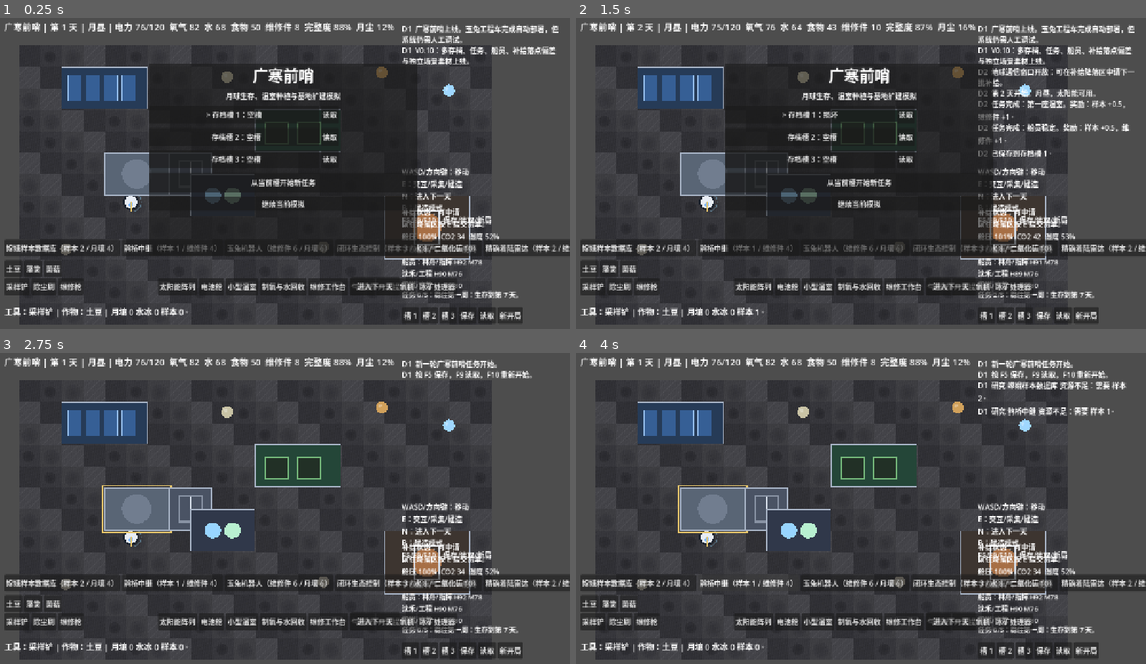
Above: before the commit, frames 1-4 (two rows, left to right).
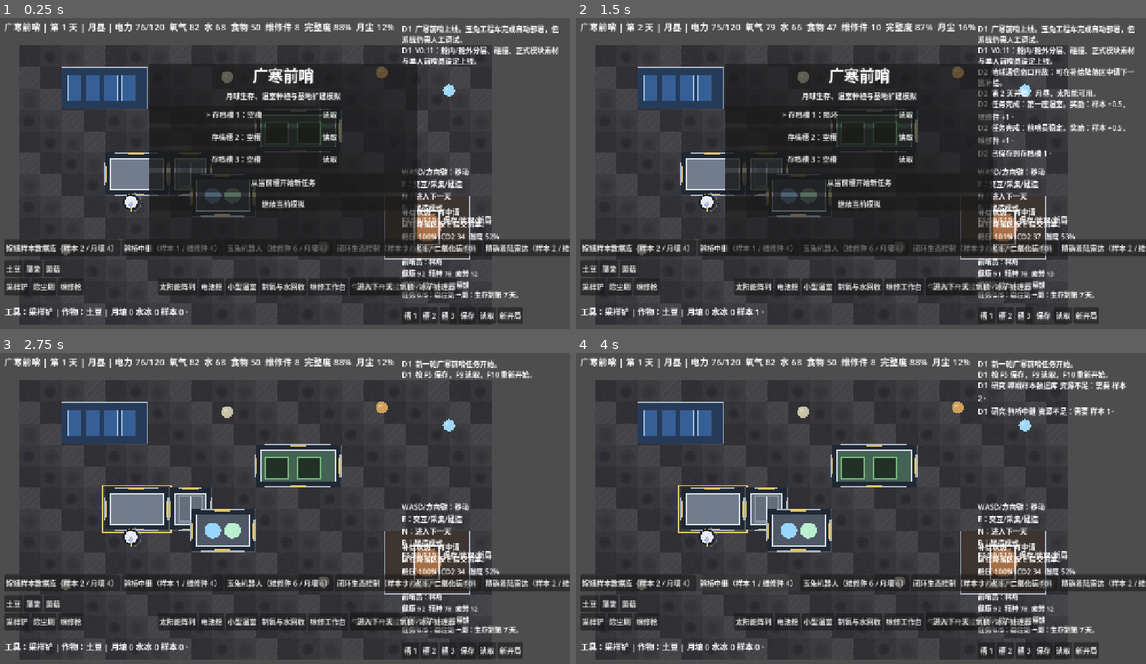
Above: after the commit, the same moments.

Repository: chinnseii/guanghan-outpost
Game: Godot game, scene res://scenes/main.tscn
The game is run twice, just before and just after one commit, with the same random seed, the same clock (stepped at 60 frames per second) and the same inputs.
Inputs:
- Up to frame 1 (0.25 s): no input
- Up to frame 2 (1.5 s): click "进入下一天" at 0.5 s; click "保存" at 1.25 s
- Up to frame 3 (2.75 s): click "从当前槽开始新任务" at 2 s
- Up to frame 4 (4 s): click "嫦娥样本数据库（样本 2 / 月壤 4）" at 2.75 s; click "鹊桥中继（样本 1 / 维修件 4）" at 3.5 s

The runs differ from the first frame. In frame 1, 2.2% of the frame differs, in the area x 18-98%, y 9-88%; in frame 2, 2.6%; in frame 3, 4.7%, in the area x 18-85%, y 29-88%; in frame 4, 4.7%.

Commit message:
Add interior exterior map layers

Diff:
--- a/scripts/main.gd
+++ b/scripts/main.gd
@@ -199,17 +199,17 @@
 	"closed_ecology": {
 		"name": "闭环生态控制",
 		"cost": {"samples": 3.0, "water": 8.0, "co2": 10.0},
-		"desc": "温室湿度和 CO2 调节更稳定，船员健康下降减缓。",
+		"desc": "温室湿度和 CO2 调节更稳定，前哨员健康下降减缓。",
 	},
 	"precision_landing": {
 		"name": "精确着陆雷达",
 		"cost": {"samples": 2.0, "parts": 5.0},
 		"desc": "补给舱落点偏差降低，鹊桥链路可辅助修正弹道。",
 	},
-	"crew_rotation": {
-		"name": "岗位轮换制度",
-		"cost": {"food": 10.0, "samples": 2.0},
-		"desc": "每日士气恢复提高，岗位疲劳降低。",
+	"robot_assist": {
+		"name": "机器人协作协议",
+		"cost": {"parts": 5.0, "samples": 2.0},
+		"desc": "玉兔和维护机器人分担重复劳动，降低前哨员压力。",
 	},
 }
 
@@ -218,14 +218,16 @@
 	"first_greenhouse": {"name": "第一座温室", "desc": "建造或保有 1 座温室。"},
 	"local_oxygen": {"name": "原位制氧", "desc": "让基地氧气储备达到 100。"},
 	"supply_recovery": {"name": "出舱取货", "desc": "成功回收 1 个偏差落点补给舱。"},
-	"crew_stable": {"name": "船员稳定", "desc": "全员健康和士气都保持在 60 以上。"},
+	"operator_stable": {"name": "前哨员稳定", "desc": "健康和精神状态都保持在 60 以上。"},
 }
 
 var modules: Array[Dictionary] = []
 var collectables: Array[Dictionary] = []
-var crew: Array[Dictionary] = []
+var operator := {}
 var moon_tile_map: TileMapLayer
+var interior_tile_map: TileMapLayer
 var moon_tile_source_id := 0
+var interior_tile_source_id := 0
 var entity_root: Node2D
 var module_nodes: Dictionary = {}
 var collectable_nodes: Dictionary = {}
@@ -235,11 +237,12 @@
 	_setup_input_map()
 	_reset_game_state()
 	_setup_moon_tile_map()
+	_setup_interior_tile_map()
 	_setup_entity_root()
 	_setup_ui()
 	_setup_main_menu()
 	add_log("广寒前哨上线。玉兔工程车完成自动部署，但系统仍需人工调试。")
-	add_log("V0.10：多存档、任务、船员、补给落点偏差与独立场景素材上线。")
+	add_log("V0.11：舱内/舱外分层、碰撞、正式模块素材与单人前哨员设定上线。")
 	_sync_scene_instances()
 	_update_ui()
 
@@ -291,7 +294,7 @@
 	resources = _default_resources()
 	modules.clear()
 	collectables.clear()
-	crew = _default_crew()
+	operator = _default_operator()
 	log_lines.clear()
 	_setup_starting_base()
 	_setup_collectables()
@@ -299,12 +302,8 @@
 		$UI/Root/SupplyPanel.visible = false
 	_sync_scene_instances()
 
-func _default_crew() -> Array[Dictionary]:
-	return [
-		{"name": "林舟", "role": "指挥", "health": 92.0, "morale": 78.0},
-		{"name": "沈禾", "role": "工程", "health": 90.0, "morale": 76.0},
-		{"name": "周岚", "role": "农艺", "health": 91.0, "morale": 80.0},
-	]
+func _default_operator() -> Dictionary:
+	return {"name": "林舟", "health": 92.0, "morale": 78.0, "fatigue": 12.0}
 
 func _default_resources() -> Dictionary:
 	return {
@@ -336,7 +335,9 @@
 	if game_over or pending_main_menu:
 		return
 	var input := Input.get_vector("move_left", "move_right", "move_up", "move_down")
-	player_pos += input * PLAYER_SPEED * delta
+	var target_pos := player_pos + input * PLAYER_SPEED * delta
+	if _can_player_move_to(target_pos):
+		player_pos = target_pos
 	if input.length() > 0.01:
 		player_facing = input.normalized()
 		walk_phase += delta * 10.0
@@ -374,6 +375,7 @@
 	add_child(entity_root)
 	player_node = PLAYER_SCENE.instantiate()
 	player_node.name = "Player"
+	player_node.z_index = 30
 	entity_root.add_child(player_node)
 	_sync_scene_instances()
 
@@ -388,6 +390,7 @@
 		var uid := int(module["uid"])
 		if not module_nodes.has(uid) or not is_instance_valid(module_nodes[uid]):
 			var node := MODULE_SCENE.instantiate()
+			node.z_index = 5
 			entity_root.add_child(node)
 			module_nodes[uid] = node
 		var module_node: Node2D = module_nodes[uid]
@@ -407,6 +410,7 @@
 		var uid := int(item["uid"])
 		if not collectable_nodes.has(uid) or not is_instance_valid(collectable_nodes[uid]):
 			var node := COLLECTABLE_SCENE.instantiate()
+			node.z_index = 8
 			entity_root.add_child(node)
 			collectable_nodes[uid] = node
 		var item_node: Node2D = collectable_nodes[uid]
@@ -433,6 +437,17 @@
 	moon_tile_map.tile_set = _create_moon_tile_set()
 	add_child(moon_tile_map)
 	_paint_moon_surface_tiles()
+
+func _setup_interior_tile_map() -> void:
+	if is_instance_valid(interior_tile_map):
+		interior_tile_map.queue_free()
+	interior_tile_map = TileMapLayer.new()
+	interior_tile_map.name = "InteriorFloorTileMap"
+	interior_tile_map.position = MAP_ORIGIN
+	interior_tile_map.z_index = -10
+	interior_tile_map.tile_set = _create_interior_tile_set()
+	add_child(interior_tile_map)
+	_paint_interior_tiles()
 
 func _create_moon_tile_set() -> TileSet:
 	var tile_set: TileSet = TileSet.new()
@@ -455,6 +470,26 @@
 	moon_tile_source_id = tile_set.add_source(source)
 	return tile_set
 
+func _create_interior_tile_set() -> TileSet:
+	var tile_set: TileSet = TileSet.new()
+	tile_set.tile_size = Vector2i(TILE, TILE)
+	var image: Image = Image.create(TILE * 3, TILE, false, Image.FORMAT_RGBA8)
+	for tile_x in range(3):
+		for px in range(TILE):
+			for py in range(TILE):
+				var seam := 0.055 if px < 2 or py < 2 else 0.0
+				var stripe := 0.035 if (px + tile_x * 9) % 16 < 3 else 0.0
+				var base := 0.24 + float(tile_x) * 0.035 + seam + stripe
+				image.set_pixel(tile_x * TILE + px, py, Color(base, base + 0.025, base + 0.045, 1.0))
+	var texture: ImageTexture = ImageTexture.create_from_image(image)
+	var source: TileSetAtlasSource = TileSetAtlasSource.new()
+	source.texture = texture
+	source.texture_region_size = Vector2i(TILE, TILE)
+	for tile_x in range(3):
+		source.create_tile(Vector2i(tile_x, 0))
+	interior_tile_source_id = tile_set.add_source(source)
+	return tile_set
+
 func _tile_crater_shadow(tile_x: int, px: int, py: int) -> float:
 	if tile_x == 0:
 		return 0.0
@@ -474,6 +509,21 @@
 		for y in range(MAP_H):
 			var atlas_x := int((x * 17 + y * 11) % 4)
 			moon_tile_map.set_cell(Vector2i(x, y), moon_tile_source_id, Vector2i(atlas_x, 0))
+
+func _paint_interior_tiles() -> void:
+	if not is_instance_valid(interior_tile_map):
+		return
+	interior_tile_map.clear()
+	for module: Dictionary in modules:
+		if not _module_has_interior(module["type"]):
+			continue
+		var def: Dictionary = module_defs[module["type"]]
+		var cell: Vector2i = module["cell"]
+		var size: Vector2i = def["size"]
+		for x in range(size.x):
+			for y in range(size.y):
+				var atlas_x := int((x + y + int(module["uid"])) % 3)
+				interior_tile_map.set_cell(cell + Vector2i(x, y), interior_tile_source_id, Vector2i(atlas_x, 0))
 
 func _draw_collectables() -> void:
 	for item: Dictionary in collectables:
@@ -832,6 +882,7 @@
 	}
 	next_module_uid += 1
 	modules.append(module)
+	_paint_interior_tiles()
 	_sync_scene_instances()
 
 func _setup_collectables() -> void:
@@ -899,15 +950,15 @@
 	var base_power_use: float = 16.0 + float(counts["greenhouse"]) * 2.0 + float(counts["life_support"]) * 2.5
 	if is_moon_night:
 		base_power_use += 14.0 + float(counts["greenhouse"]) * 3.0
-	var crew_food: float = 7.0
-	var crew_water: float = max(2.5, 5.0 - float(counts["life_support"]) * 0.8)
-	var crew_oxygen: float = max(3.5, 6.0 - float(counts["life_support"]) * 0.7)
-	var crew_co2: float = 7.5
+	var operator_food: float = 3.0
+	var operator_water: float = max(1.4, 2.4 - float(counts["life_support"]) * 0.35)
+	var operator_oxygen: float = max(1.6, 3.0 - float(counts["life_support"]) * 0.35)
+	var operator_co2: float = 3.2
 	resources["power"] += solar_gain - base_power_use
-	resources["oxygen"] -= crew_oxygen + oxygen_wear * 8.0
-	resources["co2"] += crew_co2
-	resources["water"] -= crew_water
-	resources["food"] -= crew_food
+	resources["oxygen"] -= operator_oxygen + oxygen_wear * 8.0
+	resources["co2"] += operator_co2
+	resources["water"] -= operator_water
+	resources["food"] -= operator_food
 	resources["integrity"] -= 1.0 + solar_dust * 1.8 + float(modules.size()) * 0.04
 	resources["pressure"] += float(counts["life_support"]) * 1.5 - 0.8
 	resources["humidity"] += float(counts["greenhouse"]) * 2.2 - float(counts["life_support"]) * 1.4
@@ -928,7 +979,7 @@
 		resources["power"] -= 2
 		resources["water"] += 3.0 * float(counts["ice_processor"])
 		resources["humidity"] += 1.5
-	_process_crew_day(counts)
+	_process_operator_day(counts)
 	_process_tech_daily_effects()
 	solar_dust = min(0.65, solar_dust + randf_range(0.02, 0.06))
 	oxygen_wear = min(0.45, oxygen_wear + randf_range(0.01, 0.04))
@@ -943,41 +994,31 @@
 	_update_ui()
 	queue_redraw()
 
-func _process_crew_day(counts: Dictionary) -> void:
+func _process_operator_day(counts: Dictionary) -> void:
 	var pressure_penalty: float = 0.0 if resources["pressure"] >= 70.0 else 3.0
 	var co2_penalty: float = 0.0 if resources["co2"] <= 85.0 else 2.5
 	var supply_penalty: float = 0.0
 	if resources["food"] < 18.0 or resources["water"] < 18.0 or resources["oxygen"] < 18.0:
 		supply_penalty = 2.0
 	var ecology_bonus: float = 1.0 if _has_tech("closed_ecology") else 0.0
-	var rotation_bonus: float = 1.2 if _has_tech("crew_rotation") else 0.0
-	for member: Dictionary in crew:
-		var health_delta := -0.7 - pressure_penalty - co2_penalty - supply_penalty + ecology_bonus
-		var morale_delta := -0.4 - supply_penalty + rotation_bonus
-		match String(member["role"]):
-			"工程":
-				resources["integrity"] = min(100.0, resources["integrity"] + 0.8)
-				health_delta -= 0.2
-			"农艺":
-				if counts["greenhouse"] > 0:
-					resources["humidity"] = clamp(resources["humidity"] + 0.5, 0.0, 100.0)
-					morale_delta += 0.3
-			"指挥":
-				morale_delta += 0.6
-		member["health"] = clamp(float(member["health"]) + health_delta, 0.0, 100.0)
-		member["morale"] = clamp(float(member["morale"]) + morale_delta, 0.0, 100.0)
-	if _crew_average("health") < 45.0:
+	var robot_bonus: float = 1.2 if _has_tech("robot_assist") else 0.0
+	var health_delta: float = -0.7 - pressure_penalty - co2_penalty - supply_penalty + ecology_bonus
+	var morale_delta: float = -0.5 - supply_penalty + robot_bonus
+	var fatigue_delta: float = 1.4 + supply_penalty - robot_bonus
+	if counts["greenhouse"] > 0:
+		resources["humidity"] = clamp(resources["humidity"] + 0.3, 0.0, 100.0)
+	if _has_tech("yutu_robot"):
+		resources["integrity"] = min(100.0, resources["integrity"] + 0.4)
+	operator["health"] = clamp(float(operator.get("health", 100.0)) + health_delta, 0.0, 100.0)
+	operator["morale"] = clamp(float(operator.get("morale", 100.0)) + morale_delta, 0.0, 100.0)
+	operator["fatigue"] = clamp(float(operator.get("fatigue", 0.0)) + fatigue_delta, 0.0, 100.0)
+	if float(operator["fatigue"]) > 70.0:
+		operator["health"] = max(0.0, float(operator["health"]) - 1.0)
+		operator["morale"] = max(0.0, float(operator["morale"]) - 1.0)
+	if float(operator["health"]) < 45.0:
 		resources["integrity"] -= 1.5
-	if _crew_average("morale") < 40.0:
+	if float(operator["morale"]) < 40.0:
 		resources["power"] -= 2.0
-
-func _crew_average(key: String) -> float:
-	if crew.is_empty():
-		return 0.0
-	var total := 0.0
-	for member: Dictionary in crew:
-		total += float(member.get(key, 0.0))
-	return total / float(crew.size())
 
 func _process_crop_day() -> void:
 	for module: Dictionary in modules:
@@ -1012,8 +1053,8 @@
 		_complete_mission("first_greenhouse")
 	if resources["oxygen"] >= 100.0:
 		_complete_mission("local_oxygen")
-	if _crew_average("health") >= 60.0 and _crew_average("morale") >= 60.0:
-		_complete_mission("crew_stable")
+	if float(operator.get("health", 0.0)) >= 60.0 and float(operator.get("morale", 0.0)) >= 60.0:
+		_complete_mission("operator_stable")
 
 func _complete_mission(mission_id: String) -> void:
 	if completed_missions.has(mission_id):
@@ -1131,7 +1172,7 @@
 		"selected_build": selected_build,
 		"unlocked_techs": unlocked_techs,
 		"completed_missions": completed_missions,
-		"crew": _serialize_crew(),
+		"operator": _serialize_operator(),
 		"solar_dust": solar_dust,
 		"oxygen_wear": oxygen_wear,
 		"next_module_uid": next_module_uid,
@@ -1202,7 +1243,7 @@
 	var saved_missions: Array = data.get("completed_missions", [])
 	for mission_id in saved_missions:
 		completed_missions.append(String(mission_id))
-	crew = _deserialize_crew(data.get("crew", _serialize_crew()))
+	operator = _deserialize_operator(data.get("operator", data.get("crew", _serialize_operator())))
 	solar_dust = float(data.get("solar_dust", 0.12))
 	oxygen_wear = float(data.get("oxygen_wear", 0.08))
 	next_module_uid = int(data.get("next_module_uid", 1))
@@ -1213,6 +1254,7 @@
 		resources[key] = float(saved_resources[key])
 	modules = _deserialize_modules(data.get("modules", []))
 	collectables = _deserialize_collectables(data.get("collectables", []))
+	_paint_interior_tiles()
 	log_lines.clear()
 	var saved_logs: Array = data.get("log_lines", [])
 	for entry in saved_logs:
@@ -1281,32 +1323,34 @@
 		})
 	return result
 
-func _serialize_crew() -> Array:
-	var result: Array = []
-	for member: Dictionary in crew:
-		result.append({
-			"name": String(member.get("name", "")),
-			"role": String(member.get("role", "")),
-			"health": float(member.get("health", 100.0)),
-			"morale": float(member.get("morale", 100.0)),
-		})
-	return result
-
-func _deserialize_crew(values: Array) -> Array[Dictionary]:
-	var result: Array[Dictionary] = []
-	for value in values:
-		if typeof(value) != TYPE_DICTIONARY:
-			continue
-		var data: Dictionary = value
-		result.append({
-			"name": String(data.get("name", "队员")),
-			"role": String(data.get("role", "通用")),
-			"health": float(data.get("health", 100.0)),
-			"morale": float(data.get("morale", 100.0)),
-		})
-	if result.is_empty():
-		return _default_crew()
-	return result
+func _serialize_operator() -> Dictionary:
+	return {
+		"name": String(operator.get("name", "林舟")),
+		"health": float(operator.get("health", 100.0)),
+		"morale": float(operator.get("morale", 100.0)),
+		"fatigue": float(operator.get("fatigue", 0.0)),
+	}
+
+func _deserialize_operator(value) -> Dictionary:
+	if typeof(value) == TYPE_ARRAY:
+		var legacy_values: Array = value
+		if not legacy_values.is_empty() and typeof(legacy_values[0]) == TYPE_DICTIONARY:
+			var legacy: Dictionary = legacy_values[0]
+			return {
+				"name": String(legacy.get("name", "林舟")),
+				"health": float(legacy.get("health", 100.0)),
+				"morale": float(legacy.get("morale", 100.0)),
+				"fatigue": 12.0,
+			}
+	if typeof(value) != TYPE_DICTIONARY:
+		return _default_operator()
+	var data: Dictionary = value
+	return {
+		"name": String(data.get("name", "林舟")),
+		"health": float(data.get("health", 100.0)),
+		"morale": float(data.get("morale", 100.0)),
+		"fatigue": float(data.get("fatigue", 0.0)),
+	}
 
 func _save_path(slot: int) -> String:
 	return "%s/slot_%d.json" % [SAVE_DIR, clamp(slot, 1, SAVE_SLOTS)]
@@ -1370,7 +1414,7 @@
 		game_over = true
 		add_log("基地失守：%s 归零。请调整补给和维护优先级后重试。" % _join_strings(failed, ", "))
 	if day > 30 and not game_over:
-		add_log("30 天生存目标完成。下一步可以加入船员、月壤提氧和外出采集。")
+		add_log("30 天生存目标完成。下一步可以扩展机器人劳动力、舱外任务和本地工业链。")
 
 func _next_supply_day() -> int:
 	if supply_waiting:
@@ -1415,6 +1459,52 @@
 func _is_pressurized_module(module_type: String) -> bool:
 	return module_type in ["hab", "greenhouse", "battery", "life_support", "workshop", "airlock"]
 
+func _module_has_interior(module_type: String) -> bool:
+	return module_type in ["hab", "greenhouse", "battery", "life_support", "workshop", "airlock"]
+
+func _can_player_move_to(pos: Vector2) -> bool:
+	var min_pos := MAP_ORIGIN + Vector2(5, 5)
+	var max_pos := MAP_ORIGIN + Vector2(MAP_W * TILE - 5, MAP_H * TILE - 5)
+	if pos.x < min_pos.x or pos.y < min_pos.y or pos.x > max_pos.x or pos.y > max_pos.y:
+		return false
+	var samples := [
+		pos,
+		pos + Vector2(player_radius * 0.7, 0),
+		pos + Vector2(-player_radius * 0.7, 0),
+		pos + Vector2(0, player_radius * 0.7),
+		pos + Vector2(0, -player_radius * 0.7),
+	]
+	for sample: Vector2 in samples:
+		if not _is_walkable_point(sample):
+			return false
+	return true
+
+func _is_walkable_point(pos: Vector2) -> bool:
+	for module: Dictionary in modules:
+		var rect := _module_rect(module)
+		if not rect.has_point(pos):
+			continue
+		if not _module_has_interior(module["type"]):
+			return false
+		if _module_inner_rect(module).has_point(pos):
+			return true
+		return _is_module_door_gap(pos, module)
+	return true
+
+func _module_inner_rect(module: Dictionary) -> Rect2:
+	return _module_rect(module).grow(-12.0)
+
+func _is_module_door_gap(pos: Vector2, module: Dictionary) -> bool:
+	var rect := _module_rect(module)
+	var door_half := 20.0
+	var edge := 14.0
+	var center := rect.get_center()
+	var on_left: bool = abs(pos.x - rect.position.x) <= edge and abs(pos.y - center.y) <= door_half
+	var on_right: bool = abs(pos.x - rect.end.x) <= edge and abs(pos.y - center.y) <= door_half
+	var on_top: bool = abs(pos.y - rect.position.y) <= edge and abs(pos.x - center.x) <= door_half
+	var on_bottom: bool = abs(pos.y - rect.end.y) <= edge and abs(pos.x - center.x) <= door_half
+	return on_left or on_right or on_top or on_bottom
+
 func _player_build_cell() -> Vector2i:
 	var local := player_pos - MAP_ORIGIN
 	var x := int(floor(local.x / TILE))
@@ -1517,12 +1607,12 @@
 	life_status.add_theme_font_size_override("font_size", 16)
 	root.add_child(life_status)
 
-	var crew_status := Label.new()
-	crew_status.name = "CrewStatus"
-	crew_status.position = Vector2(905, 542)
-	crew_status.size = Vector2(350, 76)
-	crew_status.add_theme_font_size_override("font_size", 15)
-	root.add_child(crew_status)
+	var operator_status := Label.new()
+	operator_status.name = "OperatorStatus"
+	operator_status.position = Vector2(905, 542)
+	operator_status.size = Vector2(350, 76)
+	operator_status.add_theme_font_size_override("font_size", 15)
+	root.add_child(operator_status)
 
 	var mission_status := Label.new()
 	mission_status.name = "MissionStatus"
@@ -1702,7 +1792,7 @@
 		resources["pressure"], resources["co2"], resources["humidity"], resources["suit_o2"],
 		"舱内" if _is_player_inside_pressurized_module() else "舱外"
 	]
-	$UI/Root/CrewStatus.text = _crew_status_text()
+	$UI/Root/OperatorStatus.text = _operator_status_text()
 	$UI/Root/MissionStatus.text = _mission_status_text()
 	_update_tech_buttons()
 	_refresh_main_menu()
@@ -1737,15 +1827,16 @@
 		button.disabled = _has_tech(tech_ids[i])
 
 func _tech_order() -> Array[String]:
-	return ["change_samples", "queqiao_relay", "yutu_robot", "closed_ecology", "precision_landing", "crew_rotation"]
-
-func _crew_status_text() -> String:
-	var parts: Array[String] = []
-	for member: Dictionary in crew:
-		parts.append("%s/%s H%.0f M%.0f" % [
-			member["name"], member["role"], member["health"], member["morale"]
-		])
-	return "船员：%s" % _join_strings(parts, "\n")
+	return ["change_samples", "queqiao_relay", "yutu_robot", "closed_ecology", "precision_landing", "robot_assist"]
+
+func _operator_status_text() -> String:
+	return "前哨员：%s\n健康 %.0f  精神 %.0f  疲劳 %.0f\n机器人劳动力：%s" % [
+		operator.get("name", "林舟"),
+		float(operator.get("health", 100.0)),
+		float(operator.get("morale", 100.0)),
+		float(operator.get("fatigue", 0.0)),
+		"在线" if _has_tech("robot_assist") else "待解锁"
+	]
 
 func _mission_status_text() -> String:
 	var active := ""
--- a/scripts/module_visual.gd
+++ b/scripts/module_visual.gd
@@ -22,9 +22,32 @@
 		draw_rect(rect.grow(5), Color("#e7c66b"), false, 3)
 	if module_data.get("leaking", false):
 		draw_rect(rect.grow(7), Color("#ff5a5a"), false, 4)
-	draw_rect(rect, fill)
-	draw_rect(rect, Color("#a7b3c5"), false, 2)
+	_draw_hull(rect, fill)
 	_draw_details(String(module_data["type"]), rect)
+
+func _draw_hull(rect: Rect2, fill: Color) -> void:
+	var module_type := String(module_data["type"])
+	if module_type in ["solar", "supply", "regolith_plant", "ice_processor"]:
+		draw_rect(rect, fill)
+		draw_rect(rect, Color("#a7b3c5"), false, 2)
+		return
+	var inner := rect.grow(-12.0)
+	draw_rect(rect, Color("#202833"))
+	draw_rect(inner, fill.lightened(0.15))
+	draw_line(Vector2(rect.position.x + 22, rect.position.y), Vector2(rect.end.x - 22, rect.position.y), Color("#a7b3c5"), 3)
+	draw_line(Vector2(rect.position.x + 22, rect.end.y), Vector2(rect.end.x - 22, rect.end.y), Color("#a7b3c5"), 3)
+	draw_line(Vector2(rect.position.x, rect.position.y + 22), Vector2(rect.position.x, rect.end.y - 22), Color("#a7b3c5"), 3)
+	draw_line(Vector2(rect.end.x, rect.position.y + 22), Vector2(rect.end.x, rect.end.y - 22), Color("#a7b3c5"), 3)
+	draw_rect(inner, Color("#d7dee8"), false, 2)
+	_draw_door_markers(rect)
+
+func _draw_door_markers(rect: Rect2) -> void:
+	var center := rect.get_center()
+	var door := Color("#e7c66b")
+	draw_line(Vector2(center.x - 18, rect.position.y + 2), Vector2(center.x + 18, rect.position.y + 2), door, 4)
+	draw_line(Vector2(center.x - 18, rect.end.y - 2), Vector2(center.x + 18, rect.end.y - 2), door, 4)
+	draw_line(Vector2(rect.position.x + 2, center.y - 18), Vector2(rect.position.x + 2, center.y + 18), door, 4)
+	draw_line(Vector2(rect.end.x - 2, center.y - 18), Vector2(rect.end.x - 2, center.y + 18), door, 4)
 
 func _draw_details(module_type: String, rect: Rect2) -> void:
 	if module_type == "greenhouse":
Not shown, added: scripts/collectable_visual.gd.uid
Not shown, added: scripts/module_visual.gd.uid
Not shown, added: scripts/player_visual.gd.uid
Not shown, changed: ITERATION_PLAN.md
Not shown, changed: README.md
